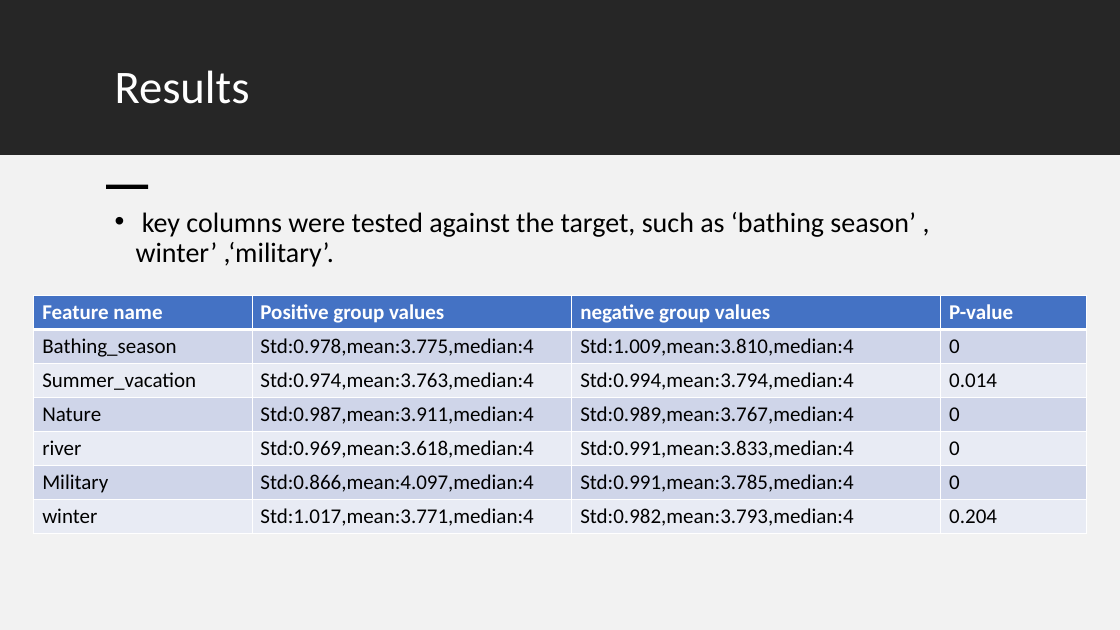
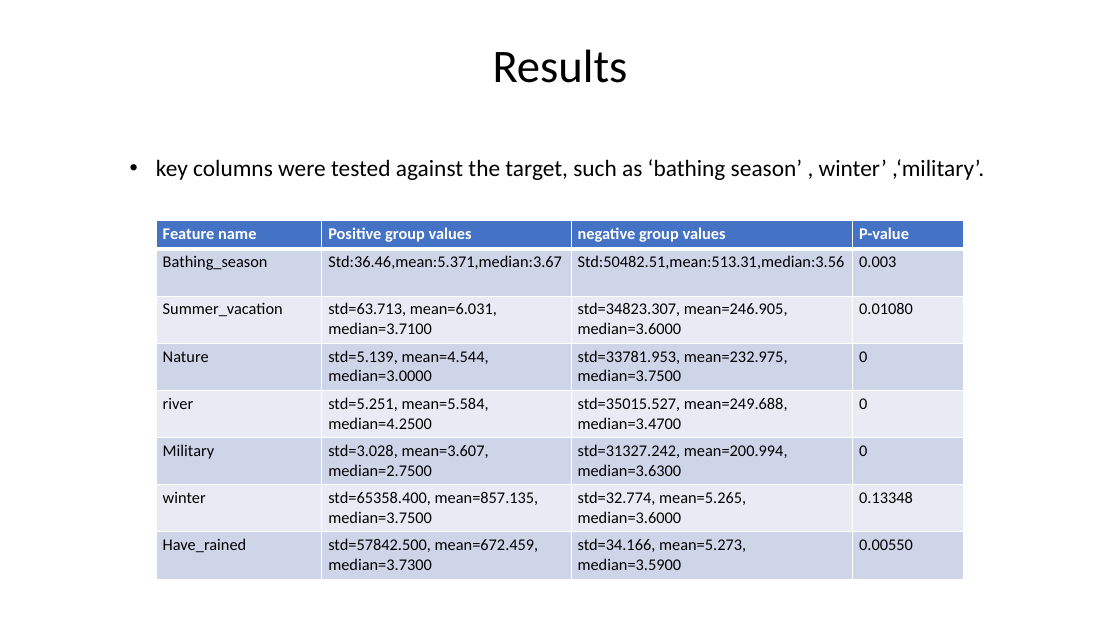
Before and after one commit to LiaCohn/clean-coasts, a slide deck: slide 4 of statistics/statistics conclusions.pptx. Drawn at 1120x630 pixels with LibreOffice and Linux fonts; fonts in the diff are those of the drawing. Boxes give left, top, right and bottom in pixels: in the first picture for what was removed or moved away, otherwise in the second. Text is boxed around its words. In the diff, an @@ line names an element or a change of style, - is before the commit and + after.

```diff
--- a/statistics/statistics conclusions.pptx
+++ b/statistics/statistics conclusions.pptx
@@ rectangle removed at (0, 0, 1120, 155) @@
@@ title "Results": place and size @@
-title "Results" at (115, 70, 250, 104)
+title "Results" at (493, 49, 628, 83)
@@ title "Results" at (493, 49, 628, 83): text colour #FFFFFF to #000000; alignment left to centre; vertical alignment top to middle @@
@@ text "key columns were tested against ...": place and size @@
-text "key columns were tested against ..." at (136, 212, 916, 267)
+text "key columns were tested against ..." at (156, 159, 984, 180)
@@ text "key columns were tested against ..." at (156, 159, 984, 180): size 24 to 20 pt; alignment left to centre; vertical alignment top to middle @@
@@ rectangle removed at (0, 155, 1120, 630) @@
@@ rectangle removed at (107, 185, 149, 189) @@
@@ table at (156, 221, 963, 579) @@
-row 2: Bathing_season | Std:0.978,mean:3.775,median:4 | Std:1.009,mean:3.810,median:4 | 0
-row 3: Summer_vacation | Std:0.974,mean:3.763,median:4 | Std:0.994,mean:3.794,median:4 | 0.014
-row 4: Nature | Std:0.987,mean:3.911,median:4 | Std:0.989,mean:3.767,median:4 | 0
-row 5: river | Std:0.969,mean:3.618,median:4 | Std:0.991,mean:3.833,median:4 | 0
-row 6: Military | Std:0.866,mean:4.097,median:4 | Std:0.991,mean:3.785,median:4 | 0
-row 7: winter | Std:1.017,mean:3.771,median:4 | Std:0.982,mean:3.793,median:4 | 0.204
+row 2: Bathing_season | Std:36.46,mean:5.371,median:3.67 | Std:50482.51,mean:513.31,median:3.56 | 0.003
+row 3: Summer_vacation | std=63.713, mean=6.031, median=3.7100 | std=34823.307, mean=246.905, median=3.6000 | 0.01080
+row 4: Nature | std=5.139, mean=4.544, median=3.0000 | std=33781.953, mean=232.975, median=3.7500 | 0
+row 5: river | std=5.251, mean=5.584, median=4.2500 | std=35015.527, mean=249.688, median=3.4700 | 0
+row 6: Military | std=3.028, mean=3.607, median=2.7500 | std=31327.242, mean=200.994, median=3.6300 | 0
+row 7: winter | std=65358.400, mean=857.135, median=3.7500 | std=32.774, mean=5.265, median=3.6000 | 0.13348
+row 8: Have_rained | std=57842.500, mean=672.459, median=3.7300 | std=34.166, mean=5.273, median=3.5900 | 0.00550
@@ table: place and size @@
-table at (34, 296, 1086, 534)
+table at (156, 221, 963, 579)
```
Also in this commit, not shown: 3 other slides changed, 1 slide removed, 4 other files.
